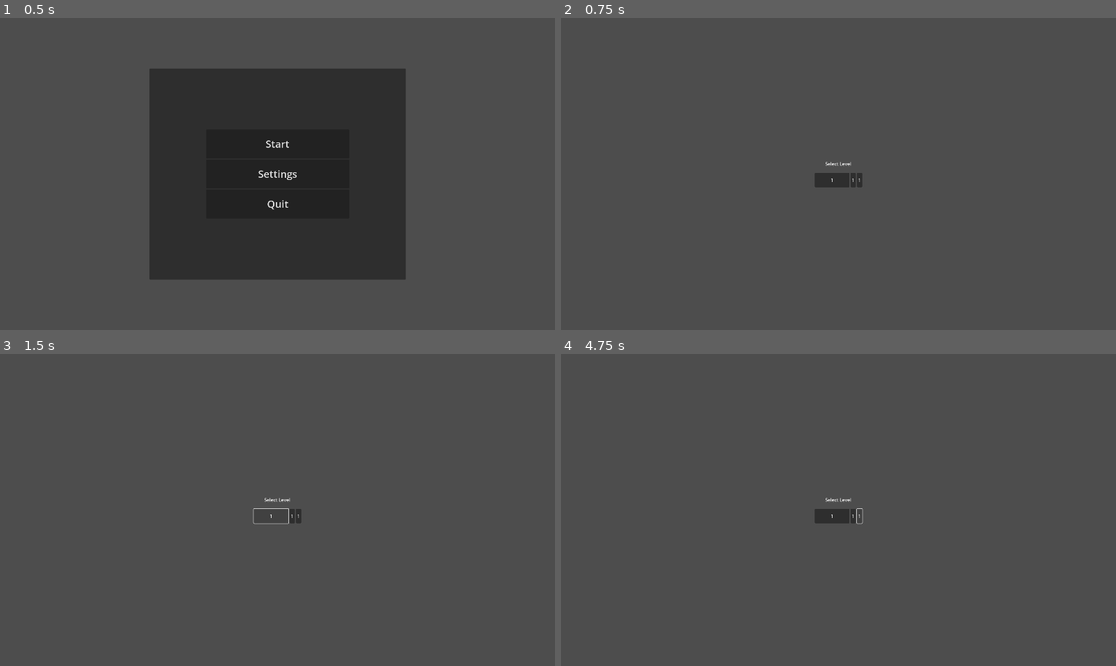
Above: before the commit, frames 1-4 (two rows, left to right).
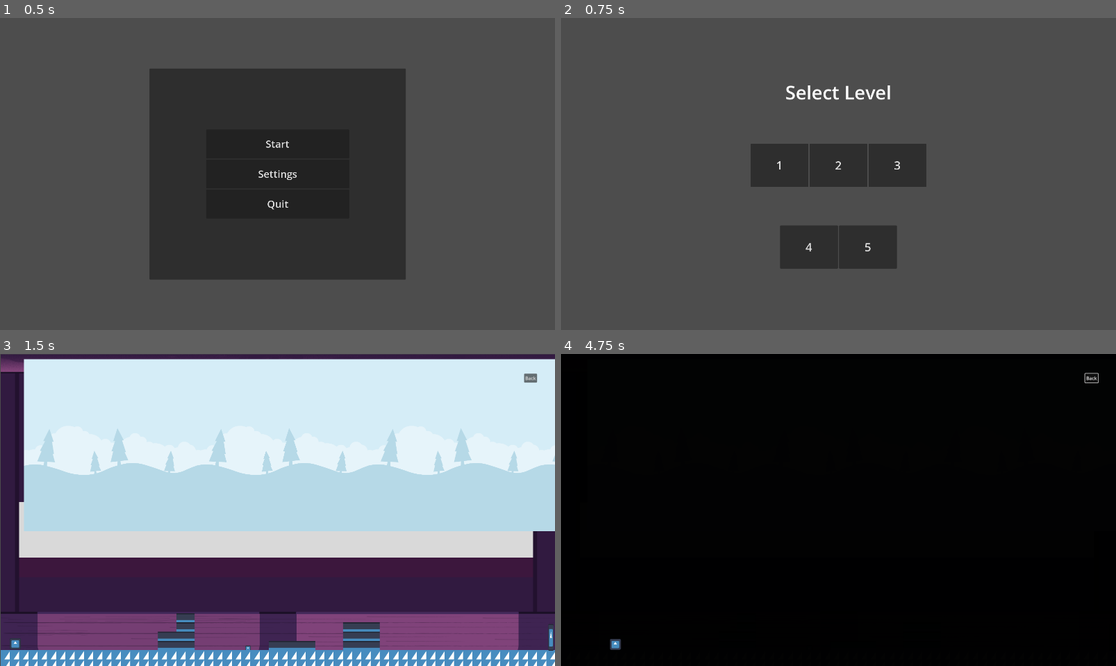
Above: after the commit, the same moments.

Repository: cokid-git/game-jam-project
Game: Godot game, scene res://scenes/start_menu.tscn
The game is run twice, just before and just after one commit, with the same random seed, the same clock (stepped at 60 frames per second) and the same inputs. The engine's default icon, where the game draws it, is replaced by a stand-in: a white triangle on a blue panel in a dark square.
Inputs (mouse positions are in pixels of both pictures, inside the frame that each line leads up to):
- Up to frame 1 (0.5 s): no input
- Up to frame 2 (0.75 s): click "Start" at 0.5 s
- Up to frame 3 (1.5 s): click "1" at 1.25 s
- Up to frame 4 (4.75 s): click (1093, 378) at 2 s, where only the run after the commit has a clickable "Back"; click (855, 516) at 2.75 s, where only the run before the commit has a clickable "1"; click (860, 516) at 3.5 s, where only the run before the commit has a clickable "1"; hold Right (ui_right) from 4.28 s (still down)

Frame 1 is identical in both runs. In frame 2, 7.2% of the frame differs, in the area x 34-66%, y 21-81%; in frame 3, 99%; in frame 4, 100%, in the area x 0-100%, y 0-100%.

Commit message:
level select done

Diff:
--- a/scenes/level_select.tscn
+++ b/scenes/level_select.tscn
@@ -27,11 +27,12 @@
 
 [node name="VBoxContainer" type="VBoxContainer" parent="MarginContainer"]
 layout_mode = 2
-theme_override_constants/separation = 20
+theme_override_constants/separation = 133
 alignment = 1
 
 [node name="Label" type="Label" parent="MarginContainer/VBoxContainer"]
 layout_mode = 2
+theme_override_font_sizes/font_size = 65
 text = "Select Level"
 horizontal_alignment = 1
 vertical_alignment = 1
@@ -40,15 +41,42 @@
 layout_mode = 2
 alignment = 1
 
-[node name="Button" type="Button" parent="MarginContainer/VBoxContainer/HBoxContainer"]
-custom_minimum_size = Vector2(120, 50)
+[node name="level1" type="Button" parent="MarginContainer/VBoxContainer/HBoxContainer"]
+custom_minimum_size = Vector2(200, 150)
 layout_mode = 2
+theme_override_font_sizes/font_size = 40
 text = "1"
 
-[node name="Button2" type="Button" parent="MarginContainer/VBoxContainer/HBoxContainer"]
+[node name="level2" type="Button" parent="MarginContainer/VBoxContainer/HBoxContainer"]
+custom_minimum_size = Vector2(200, 150)
 layout_mode = 2
-text = "1"
+theme_override_font_sizes/font_size = 40
+text = "2"
 
-[node name="Button3" type="Button" parent="MarginContainer/VBoxContainer/HBoxContainer"]
+[node name="level3" type="Button" parent="MarginContainer/VBoxContainer/HBoxContainer"]
+custom_minimum_size = Vector2(200, 150)
 layout_mode = 2
-text = "1"
+theme_override_font_sizes/font_size = 40
+text = "3"
+
+[node name="HBoxContainer2" type="HBoxContainer" parent="MarginContainer/VBoxContainer"]
+layout_mode = 2
+alignment = 1
+
+[node name="level4" type="Button" parent="MarginContainer/VBoxContainer/HBoxContainer2"]
+custom_minimum_size = Vector2(200, 150)
+layout_mode = 2
+theme_override_font_sizes/font_size = 40
+text = "4"
+
+[node name="level5" type="Button" parent="MarginContainer/VBoxContainer/HBoxContainer2"]
+custom_minimum_size = Vector2(200, 50)
+layout_mode = 2
+theme_override_font_sizes/font_size = 40
+text = "5"
+
+[connection signal="pressed" from="MarginContainer/VBoxContainer/HBoxContainer/level1" to="." method="_on_level_1_pressed"]
+[connection signal="pressed" from="MarginContainer/VBoxContainer/HBoxContainer/level2" to="." method="_on_level_2_pressed"]
+[connection signal="pressed" from="MarginContainer/VBoxContainer/HBoxContainer/level3" to="." method="_on_level_3_pressed"]
+[connection signal="pressed" from="MarginContainer/VBoxContainer/HBoxContainer2/level4" to="." method="_on_level_4_pressed"]
+[connection signal="pressed" from="MarginContainer/VBoxContainer/HBoxContainer2/level5" to="." method="_on_level_5_pressed"]
--- a/scripts/level_select.gd
+++ b/scripts/level_select.gd
@@ -1,24 +1,32 @@
-#extends Node2D
-#
-## Mapping level numbers to scene paths
-#const LEVEL_SCENES := {
-	#1: "res://scenes/main_one.tscn",
-	#2: "res://scenes/main_two.tscn",
-#}
-#
-#func _on_one_pressed() -> void:
-	#load_level(1)
-#
-#func _on_two_pressed() -> void:
-	#load_level(2)
-#
-#func load_level(level: int) -> void:
-	#Global.level = level
-#
-	#var scene_path:String= LEVEL_SCENES.get(level)
-	#if scene_path:
-		#get_tree().change_scene_to_file(scene_path)
-	#else:
-		#push_error("No scene mapped for level %d" % level)
+extends Control
 
-extends Control
+const LEVEL_SCENES := {
+	1: "res://scenes/main_one.tscn",
+	2: "res://scenes/main_two.tscn",
+}
+
+func _on_level_1_pressed() -> void:
+	print("Level 1")
+	load_level(1)
+
+func _on_level_2_pressed() -> void:
+	print("Level 2")
+	load_level(2)
+
+func _on_level_3_pressed() -> void:
+	print("Level 3 (not implemented yet)")
+
+func _on_level_4_pressed() -> void:
+	print("Level 4 (not implemented yet)")
+
+func _on_level_5_pressed() -> void:
+	print("Level 5 (not implemented yet)")
+
+func load_level(level: int) -> void:
+	Global.level = level
+
+	var scene_path: String = LEVEL_SCENES.get(level)
+	if scene_path:
+		get_tree().change_scene_to_file(scene_path)
+	else:
+		push_error("No scene mapped for level %d" % level)
